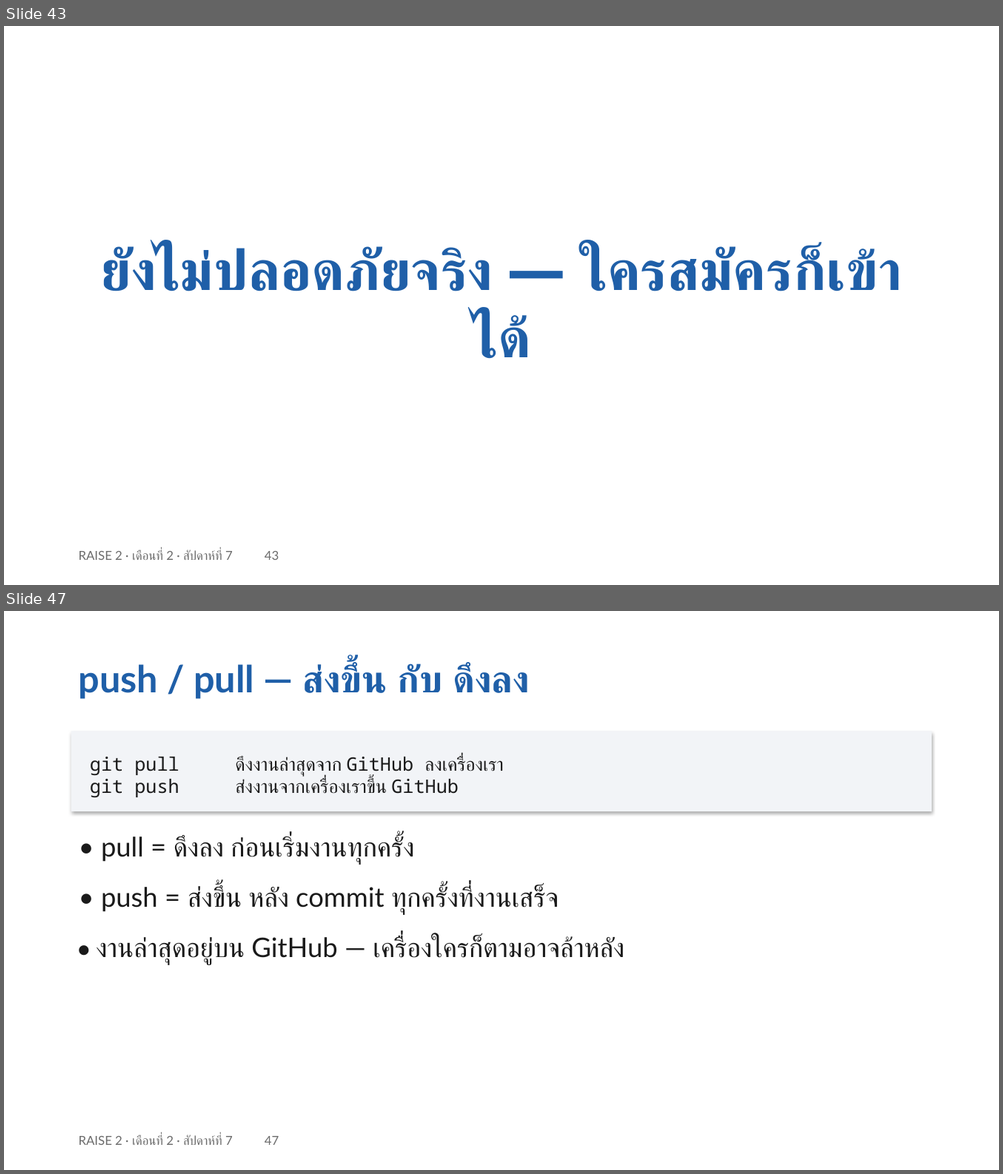
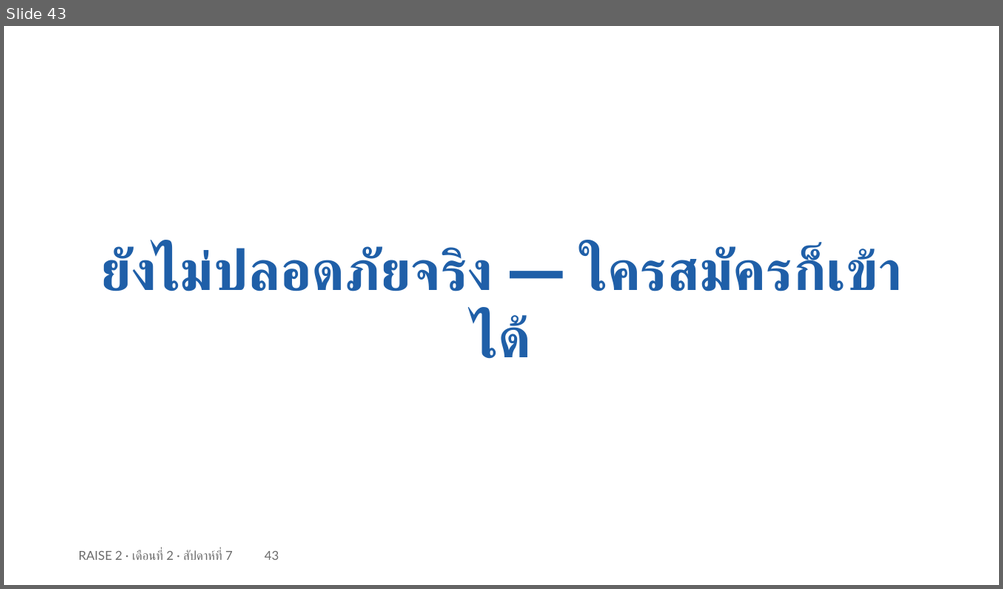
Before and after one commit to cnacha-mfu/raise2-module2, a slide deck: materials/week7/w7-slides.pptx. Shown one above the other, each under a label of ours: slides 43 and 47 before the commit, slide 43 after it; the slides between them are not shown. The pictures are 1003x1174 and 1003x589 pixels, drawn with LibreOffice and Linux fonts; fonts in the diff are those of the drawing. Boxes give left, top, right and bottom in pixels: in the first picture for what was removed or moved away, otherwise in the second. Text is boxed around its words. In the diff, an @@ line names an element or a change of style, - is before the commit and + after.

Commit message:
สัปดาห์ 7: ตัดสไลด์ Git เหลือ 12 นาที (คำสั่งยกให้ Claude · สอนแค่ 3 อย่างที่ AI ทำแทนไม่ได้) · เปลี่ยน 'ห้าม fork' เป็นให้ clone week6-start แล้วเริ่มประวัติ git ใหม่

```diff
--- a/materials/week7/w7-slides.pptx
+++ b/materials/week7/w7-slides.pptx
@@ slide 47 removed at (4, 611, 999, 1170), background #FFFFFF @@
@@ text removed at (79, 664, 530, 699) @@
-push / pull — ส่งขึ้น กับ ดึงลง
@@ rectangle removed at (71, 731, 931, 812) @@
-git pull ดึงงานล่าสุดจาก GitHub ลงเครื่องเรา
-git push ส่งงานจากเครื่องเราขึ้น GitHub
@@ text removed at (101, 836, 414, 865) @@
-• pull = ดึงลง ก่อนเริ่มงานทุกครั้ง
@@ text removed at (101, 886, 558, 915) @@
-• push = ส่งขึ้น หลัง commit ทุกครั้งที่งานเสร็จ
@@ text removed at (96, 936, 624, 965) @@
-• งานล่าสุดอยู่บน GitHub — เครื่องใครก็ตามอาจล้าหลัง
@@ text removed at (79, 1136, 279, 1145) @@
-RAISE 2 · เดือนที่ 2 · สัปดาห์ที่ 7 47
```
Also in this commit, not shown: 21 slides changed, 2 slides added, 3 other slides removed, 12 other files.
